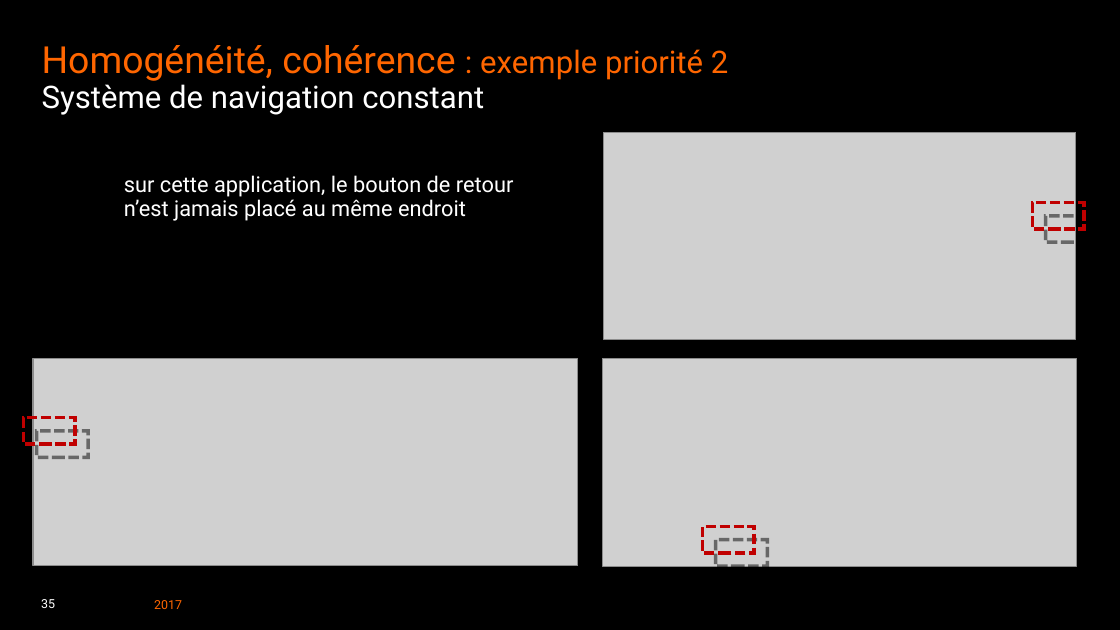
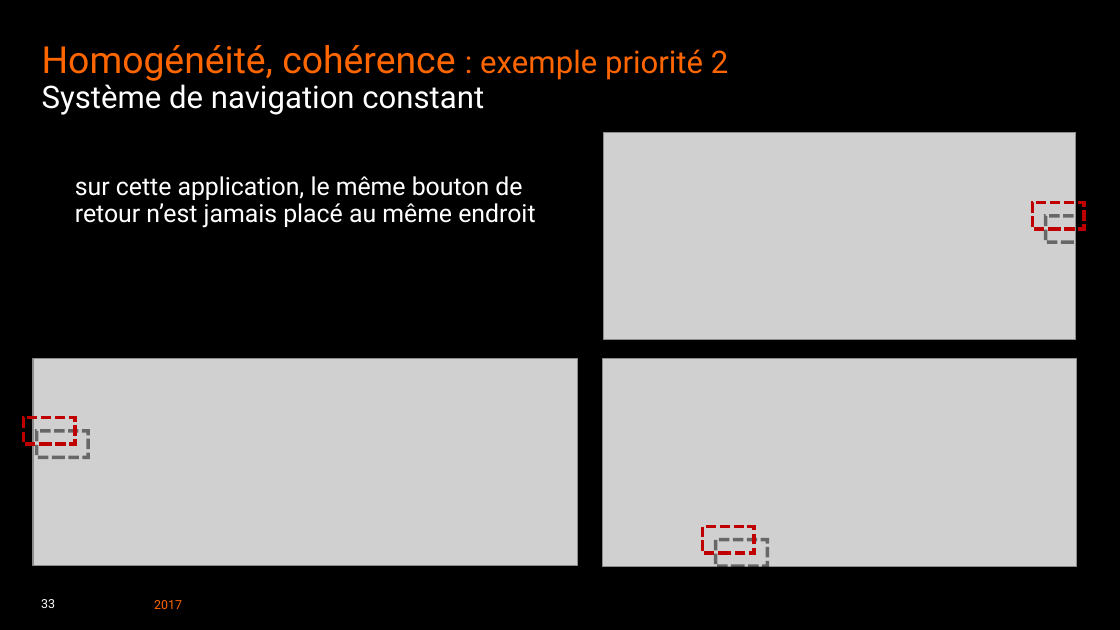
Before and after one commit to Aniort/PW2017, a slide deck: slide 33 of pw2017-Ergo a11y VT.ppt (slide 35 before the commit). Drawn at 1120x630 pixels with LibreOffice and Linux fonts; fonts in the diff are those of the drawing; grey boxes stand for pictures; background and template pictures are left out. Boxes give left, top, right and bottom in pixels: in the first picture for what was removed or moved away, otherwise in the second. Text is boxed around its words. In the diff, an @@ line names an element or a change of style, - is before the commit and + after.

```diff
--- a/pw2017-Ergo a11y VT.ppt
+++ b/pw2017-Ergo a11y VT.ppt
@@ text at [75,176,535,228]: text changed; size 14 to 16 pt @@
-sur cette application, le bouton de retour n’est jamais placé au même endroit
+sur cette application, le même bouton de retour n’est jamais placé au même endroit
@@ page number at [41,599,55,608]: text changed @@
-35
+33
```
Also in this commit, not shown: 22 other slides changed, 1 slide added, 3 slides removed, 7 other files.
